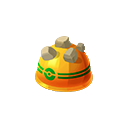
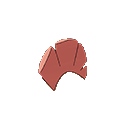
Layered file, before and after one edit (128x128). Changes by layer:
added layer "Baggaïd-NB" above "Calque 15" over bbox(38, 38, 87, 91)
hid "Calque 14" over bbox(35, 36, 93, 92)
